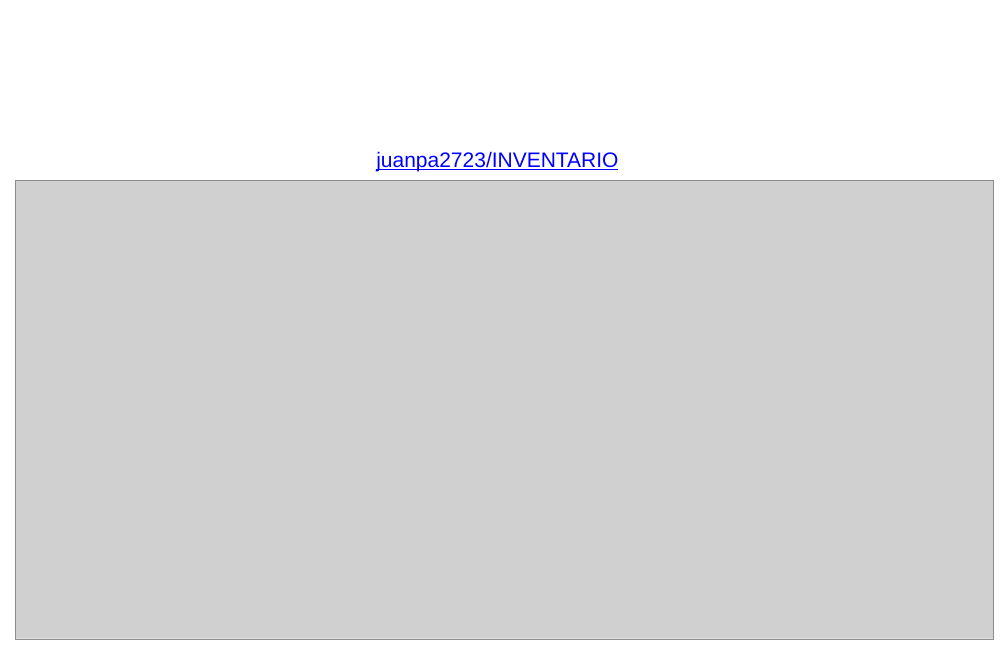
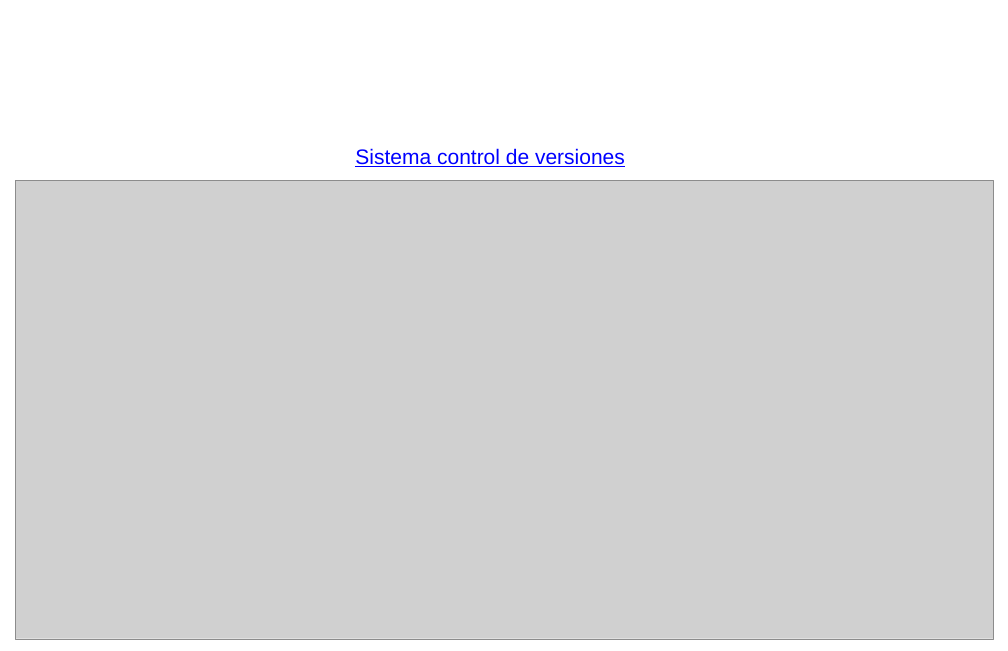
Before and after one commit to juanpa2723/INVENTARIO, a slide deck: slide 43 of Proyecto Inventario/Proyecto Inventario.pptx. Drawn at 1008x651 pixels with LibreOffice and Linux fonts; fonts in the diff are those of the drawing; grey boxes stand for pictures; background and template pictures are left out. Boxes give left, top, right and bottom in pixels: in the first picture for what was removed or moved away, otherwise in the second. Text is boxed around its words. In the diff, an @@ line names an element or a change of style, - is before the commit and + after.

```diff
--- a/Proyecto Inventario/Proyecto Inventario.pptx
+++ b/Proyecto Inventario/Proyecto Inventario.pptx
@@ text at bbox=[355, 148, 625, 167]: text changed @@
-juanpa2723/INVENTARIO
+Sistema control de versiones
```
Also in this commit, not shown: 3 other slides changed.
